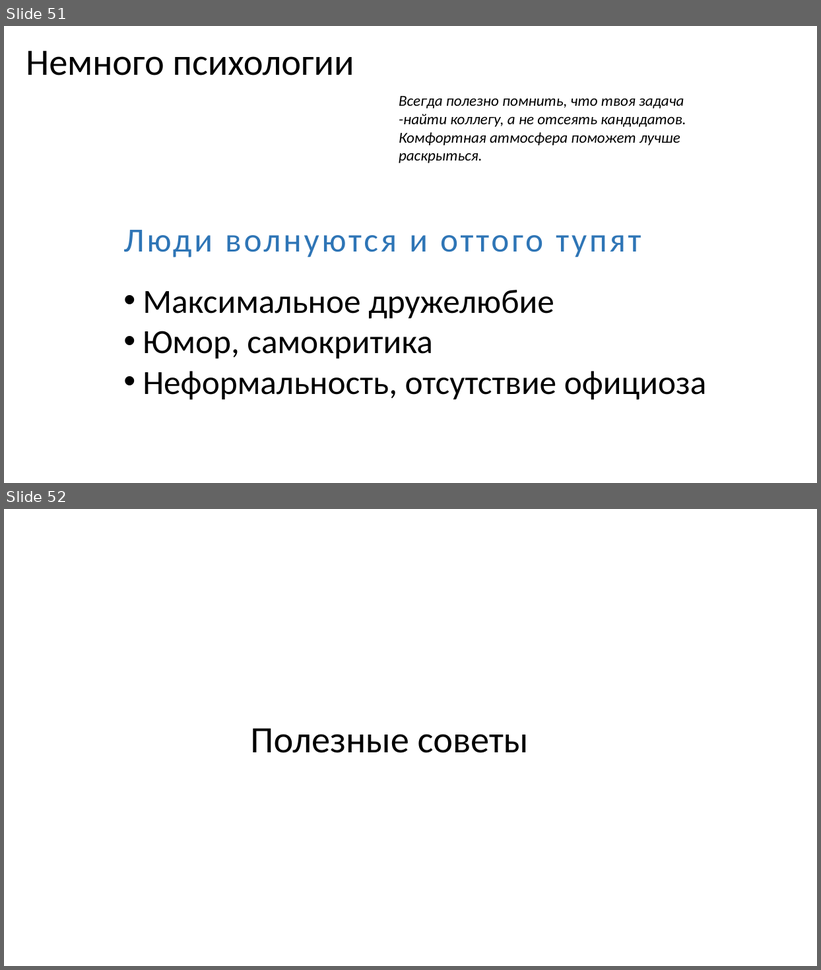
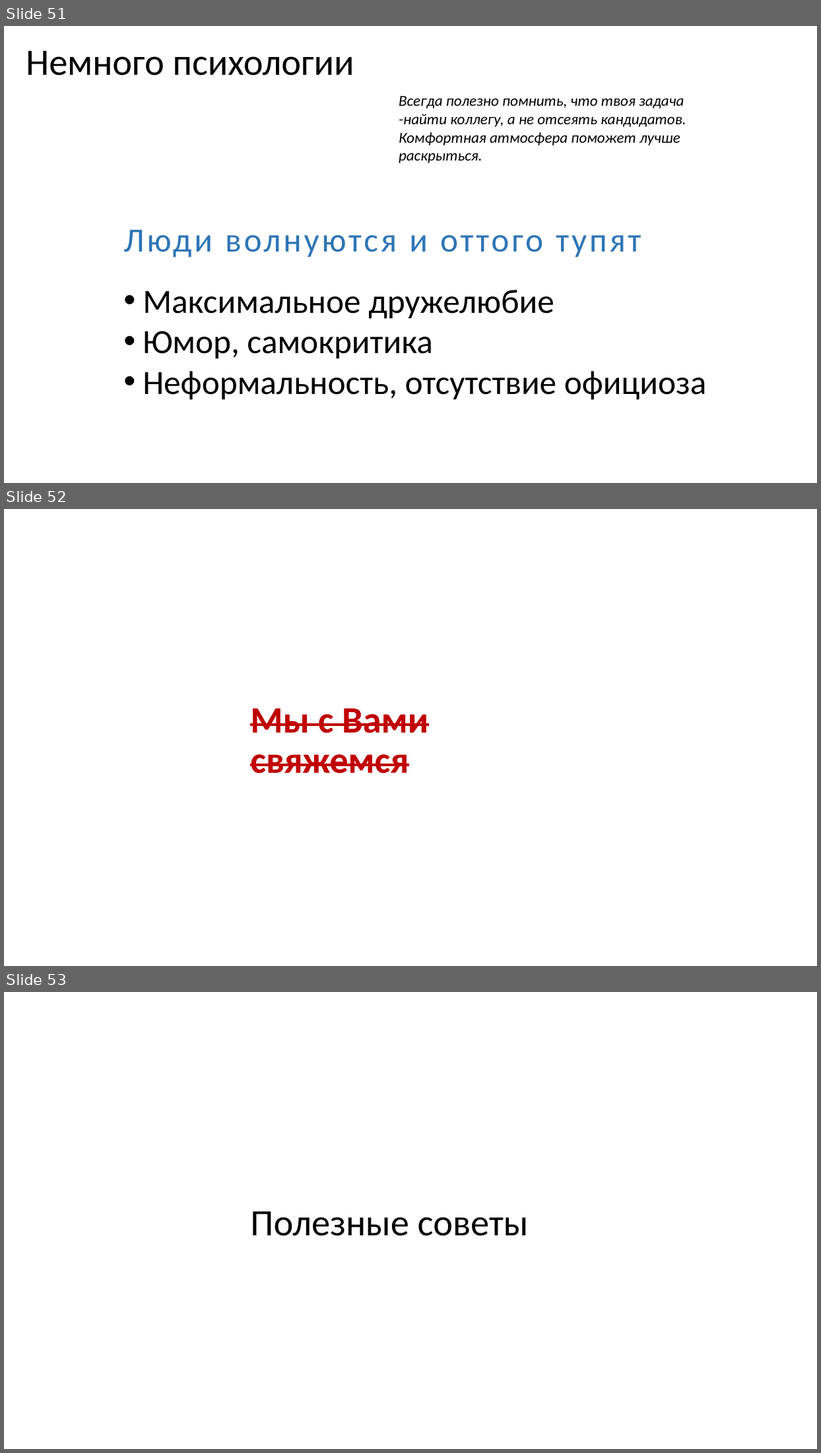
Before and after one commit to andreykarinskiy/Lectures, a slide deck: Подбор персонала/Методика интервью.pptx. Shown one above the other, each under a label of ours: slides 51 and 52 before the commit, slides 51, 52 and 53 after it. The pictures are 821x970 and 821x1453 pixels, drawn with LibreOffice and Linux fonts; fonts in the diff are those of the drawing. Boxes give left, top, right and bottom in pixels: in the first picture for what was removed or moved away, otherwise in the second. Text is boxed around its words. In the diff, an @@ line names an element or a change of style, - is before the commit and + after.

Commit message:
Добавлен новый слайд

```diff
--- a/Подбор персонала/Методика интервью.pptx
+++ b/Подбор персонала/Методика интервью.pptx
@@ slide 52 added at (x1=4, y1=509, x2=817, y2=966), background #FFFFFF @@
@@ title added at (x1=250, y1=708, x2=428, y2=774), 44 pt, text #C00000, bold, strikethrough @@
+Мы с Вами свяжемся
@@ what was slide 52 is now slide 53 @@
```
